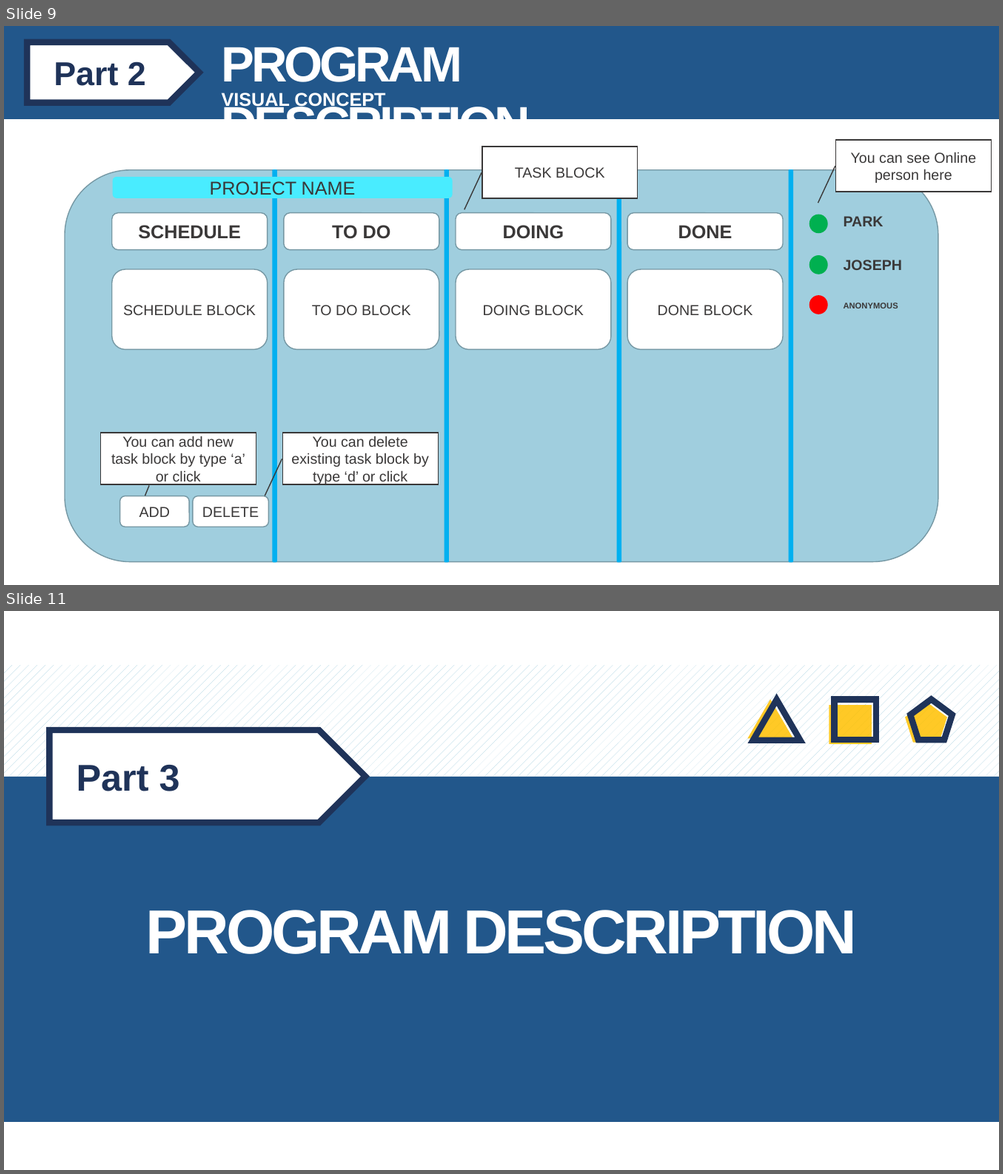
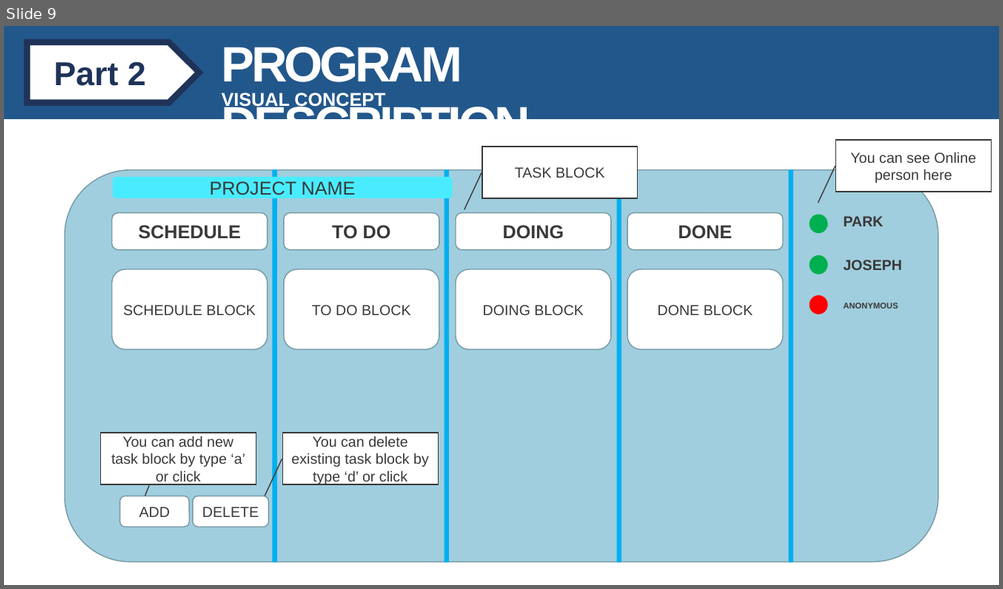
Before and after one commit to sysprogramming/sysproj, a slide deck: TEAM 11.pptx. Shown one above the other, each under a label of ours: slides 9 and 11 before the commit, slide 9 after it; the slides between them are not shown. The pictures are 1003x1174 and 1003x589 pixels, drawn with LibreOffice and Linux fonts; fonts in the diff are those of the drawing. Boxes give left, top, right and bottom in pixels: in the first picture for what was removed or moved away, otherwise in the second. Text is boxed around its words. In the diff, an @@ line names an element or a change of style, - is before the commit and + after.

```diff
--- a/TEAM 11.pptx
+++ b/TEAM 11.pptx
@@ slide 11 removed at bbox=[4, 611, 999, 1170], background #FFFFFF @@
@@ rectangle removed at bbox=[4, 665, 999, 776] @@
@@ group removed at bbox=[748, 699, 952, 744]: 2 triangles, 2 rectangles, 2 pentagons @@
@@ pentagon arrow removed at bbox=[50, 730, 365, 823] @@
@@ text removed at bbox=[77, 765, 180, 792] @@
-Part 3
@@ rectangle removed at bbox=[4, 777, 999, 1123] @@
@@ text removed at bbox=[146, 910, 856, 954] @@
-PROGRAM DESCRIPTION
```
Also in this commit, not shown: 3 slides changed, 2 slides added, 14 other slides removed.
